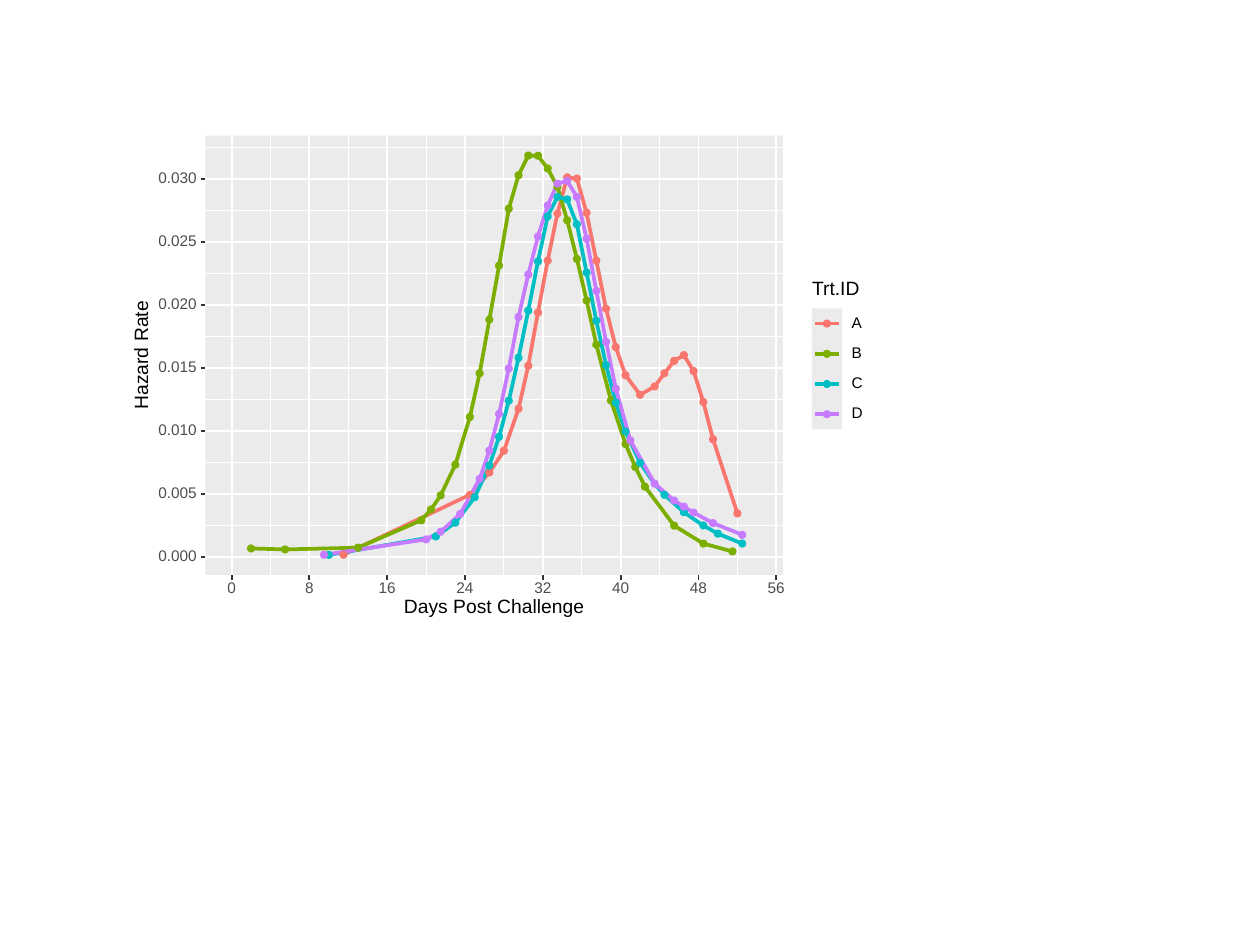
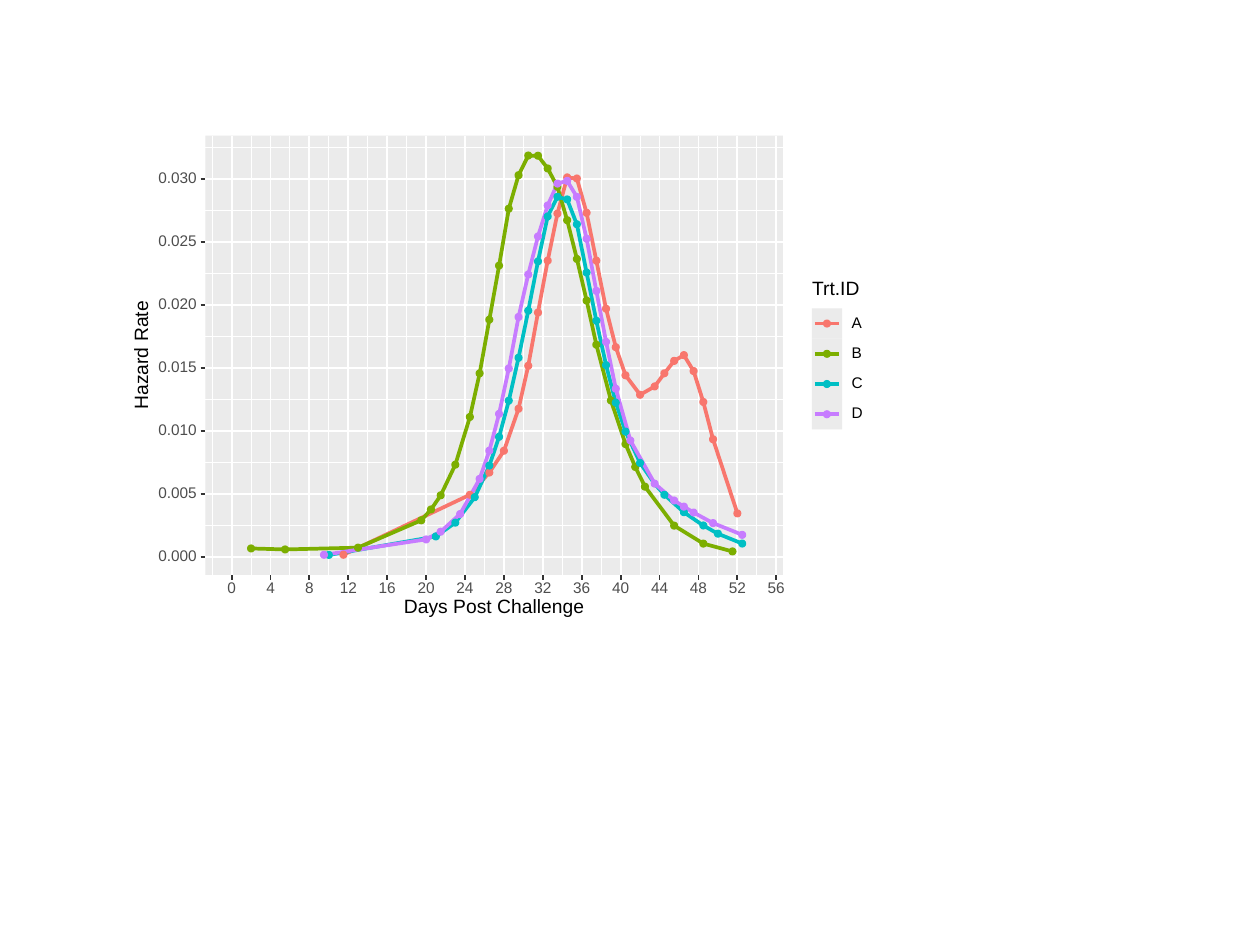
Before and after one commit to sean4andrew/safuncs, a slide deck: slide 1 of vignettes/ONDA_XX-Hazard-Curve.pptx. Drawn at 1260x945 pixels with LibreOffice and Linux fonts; fonts in the diff are those of the drawing. Boxes give left, top, right and bottom in pixels: in the first picture for what was removed or moved away, otherwise in the second. Text is boxed around its words. In the diff, an @@ line names an element or a change of style, - is before the commit and + after.

```diff
--- a/vignettes/ONDA_XX-Hazard-Curve.pptx
+++ b/vignettes/ONDA_XX-Hazard-Curve.pptx
@@ freeform shape: place and size @@
-freeform shape at (271,136,271,576)
+freeform shape at (290,136,290,576)
@@ freeform shape: place and size @@
-freeform shape at (582,136,582,576)
+freeform shape at (601,136,601,576)
@@ 5 freeform shapes: place and size @@
-5 freeform shapes at (348,136,737,576)
+5 freeform shapes at (329,136,718,576)
@@ group added at (212,136,757,593): 18 freeform shapes, 7 texts @@
+4
+12
+20
+28
+36
+44
+52
```
Also in this commit, not shown: 5 other files.
